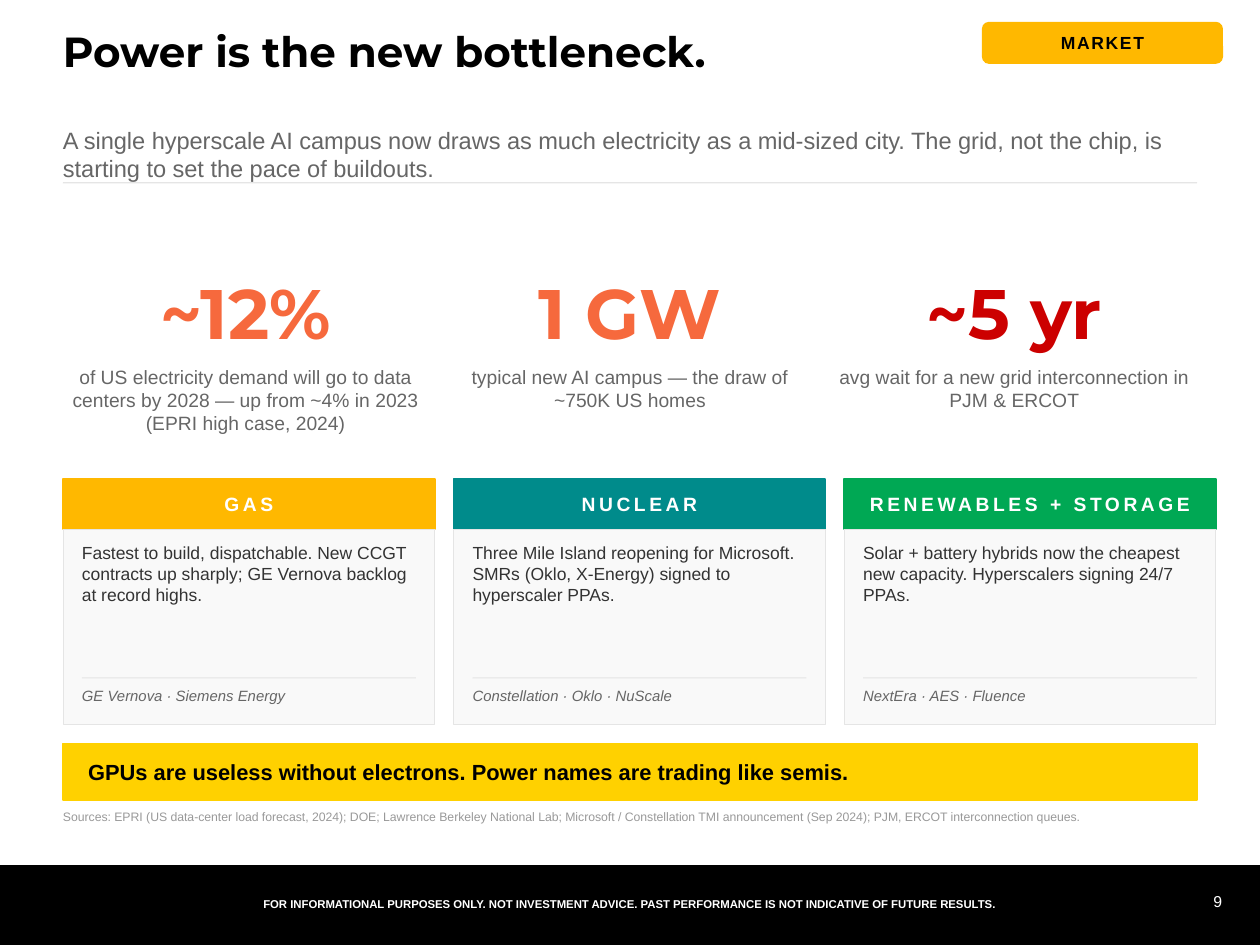
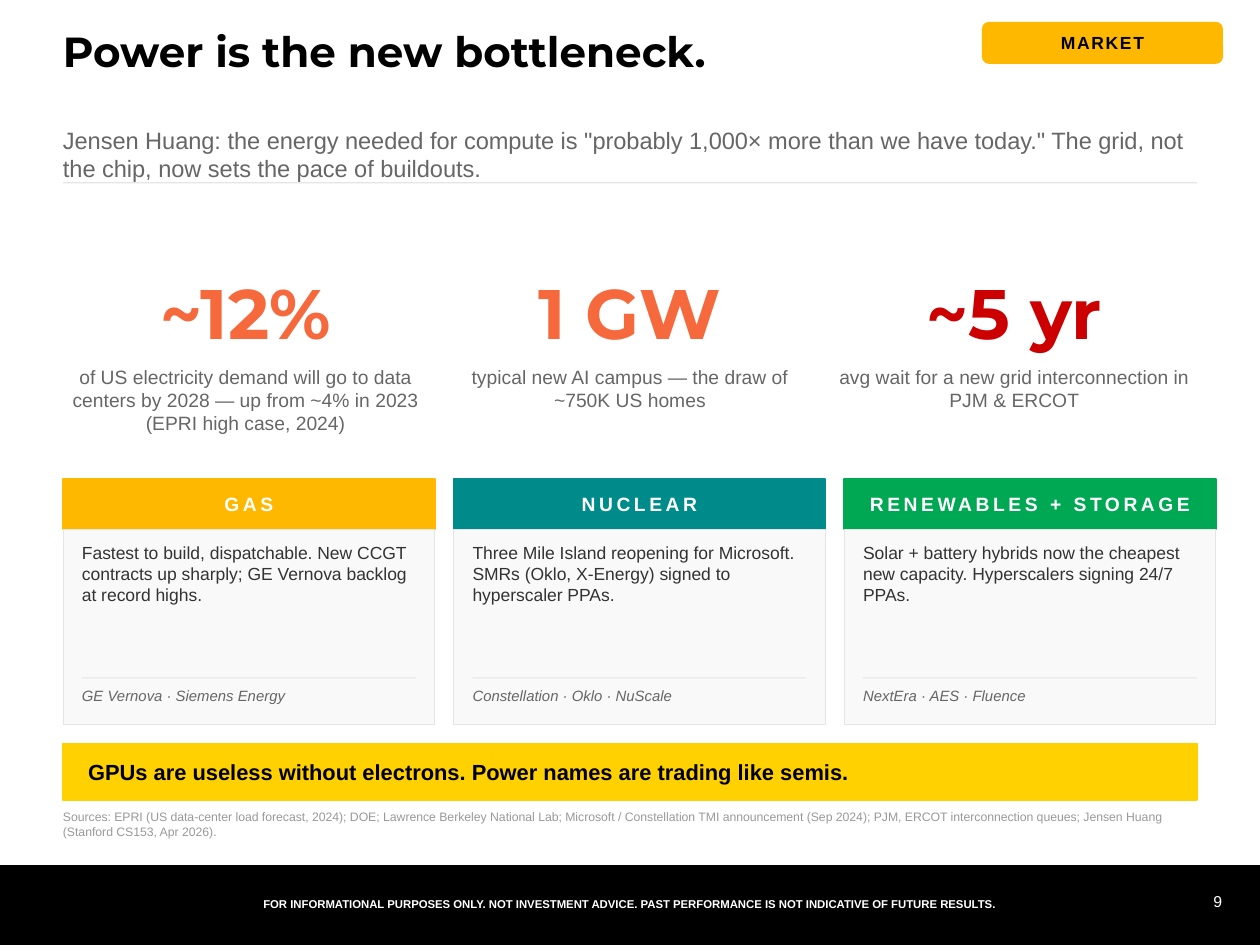
Before and after one commit to samuelcmcclellan-cell/ai-markets-deck, a slide deck: slide 9 of ai-markets-deck.pptx. Drawn at 1260x945 pixels with LibreOffice and Linux fonts; fonts in the diff are those of the drawing. Boxes give left, top, right and bottom in pixels: in the first picture for what was removed or moved away, otherwise in the second. Text is boxed around its words. In the diff, an @@ line names an element or a change of style, - is before the commit and + after.

```diff
--- a/ai-markets-deck.pptx
+++ b/ai-markets-deck.pptx
@@ text at (63,132,1184,182): text changed @@
-A single hyperscale AI campus now draws as much electricity as a mid-sized city. The grid, not the chip, is starting to set the pace of buildouts.
+Jensen Huang: the energy needed for compute is "probably 1,000× more than we have today." The grid, not the chip, now sets the pace of buildouts.
@@ text at (63,812,1162,838): text changed @@
-Sources: EPRI (US data-center load forecast, 2024); DOE; Lawrence Berkeley National Lab; Microsoft / Constellation TMI announcement (Sep 2024); PJM, ERCOT interconnection queues.
+Sources: EPRI (US data-center load forecast, 2024); DOE; Lawrence Berkeley National Lab; Microsoft / Constellation TMI announcement (Sep 2024); PJM, ERCOT interconnection queues; Jensen Huang (Stanford CS153, Apr 2026).
```
Also in this commit, not shown: 19 other slides changed, 2 slides added, 1 slide removed, 42 other files.
